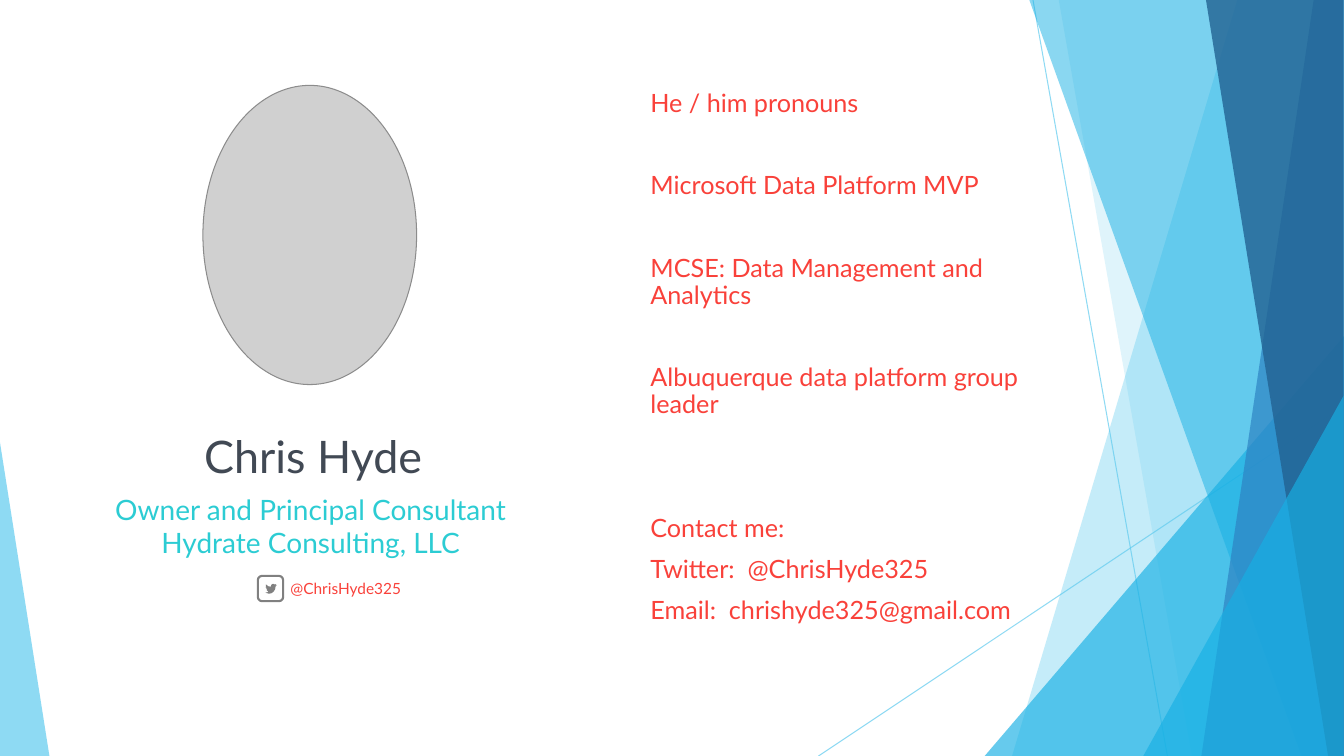
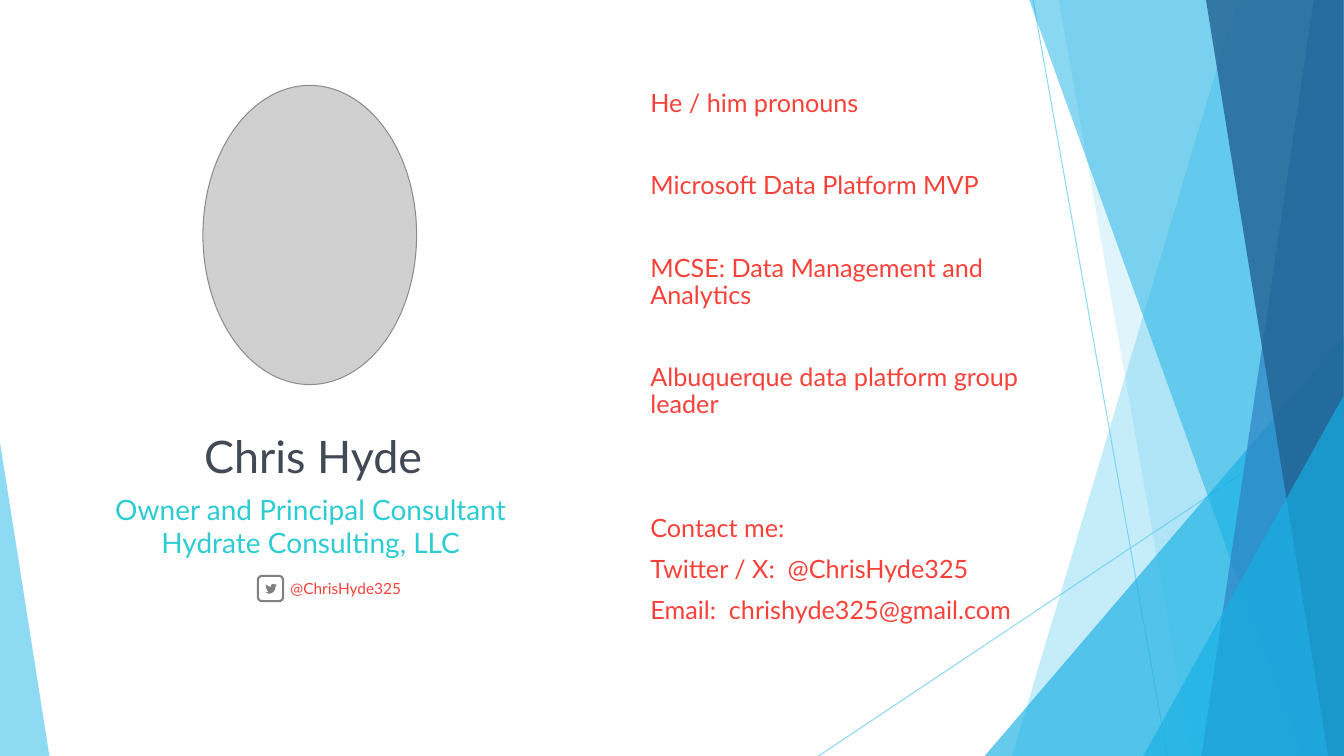
Before and after one commit to DrJekyll325/Presentations, a slide deck: slide 2 of Microsoft Fabric/Data - The Fabric Of Our Lives/20240605 - Sacramento SQL Server UG - Data - The Fabric Of Our Lives.pptx. Drawn at 1344x756 pixels with LibreOffice and Linux fonts; fonts in the diff are those of the drawing; grey boxes stand for pictures. Boxes give left, top, right and bottom in pixels: in the first picture for what was removed or moved away, otherwise in the second. Text is boxed around its words. In the diff, an @@ line names an element or a change of style, - is before the commit and + after.

```diff
--- a/Microsoft Fabric/Data - The Fabric Of Our Lives/20240605 - Sacramento SQL Server UG - Data - The Fabric Of Our Lives.pptx
+++ b/Microsoft Fabric/Data - The Fabric Of Our Lives/20240605 - Sacramento SQL Server UG - Data - The Fabric Of Our Lives.pptx
@@ text at box(650, 559, 969, 583): text changed @@
-Twitter: @ChrisHyde325
+Twitter / X: @ChrisHyde325
```
Also in this commit, not shown: 2 other files.
